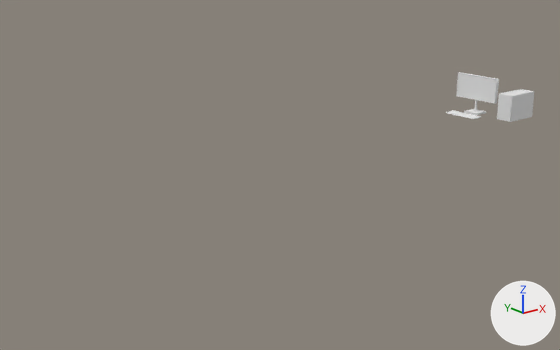
The Blender file art/Maps/PC.blend, before and after one commit.
Camera for both pictures: a 50 mm lens placed at (-6.45, -17.29, 7.88), pointed at (6.65, -0.92, 1.33). The lights are fixed; the arrows at lower right show +X, +Y and +Z.

In view in the first picture: 'Keyboard-col', 'PC-col', 'Screen-col'.
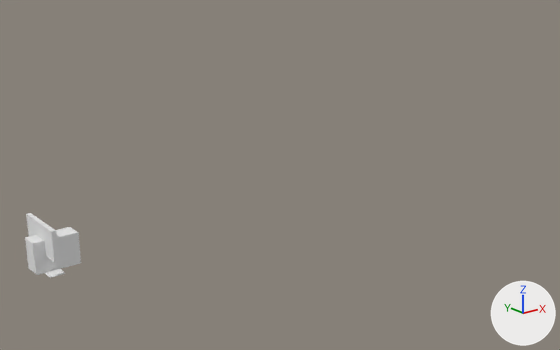
Diff of the bpy script that builds the scene:
```diff
--- a/art/Maps/PC.blend.py
+++ b/art/Maps/PC.blend.py
@@ ob_keyboard_col @@
 ob_keyboard_col = bpy.data.objects.new('Keyboard-col', me_plane_008)
-ob_keyboard_col.location = (13.37, -1.84, 2.25)
+ob_keyboard_col.location = (0.0, 0.0, 0.0)
@@ ob_pc_col @@
 ob_pc_col = bpy.data.objects.new('PC-col', me_plane_006)
-ob_pc_col.location = (14.16, -1.28, 2.25)
+ob_pc_col.location = (0.0, 1.85, 0.0)
@@ ob_screen_col @@
 ob_screen_col = bpy.data.objects.new('Screen-col', me_plane_005)
-ob_screen_col.location = (14.04, -1.88, 2.25)
+ob_screen_col.location = (0.0, 0.0, 0.0)
```

Changed parts and their boxes (x1, y1, x2, y2) in the pictures (560 x 350 px):
'PC-col', moved
    before: (497, 89, 534, 122)
    after: (25, 227, 81, 275)
'Screen-col', moved
    before: (456, 72, 499, 115)
    after: (26, 213, 59, 263)
'Keyboard-col', moved
    before: (446, 110, 481, 119)
    after: (45, 268, 65, 278)
